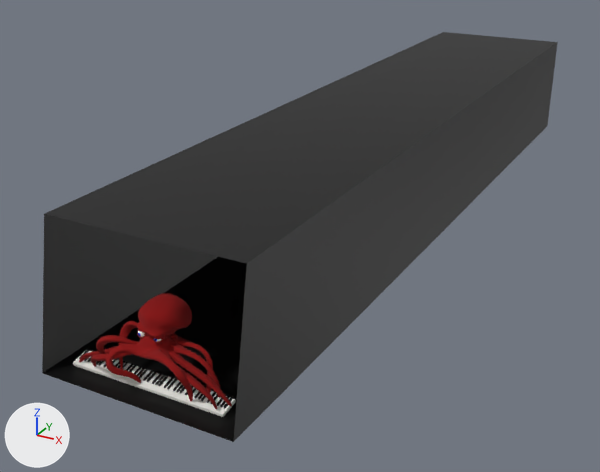
A saved change to the glTF model piano.glb.
Before and after are seen from a 50 mm camera at (2.9, -3.46, 2.89) aimed at (-0.51, 2.74, -0.21). The lights are fixed; the arrows at lower left show +X, +Y and +Z. Where no turn or scale is listed for an object, it has been applied to the vertices.

Before the edit, the objects in view are built like this:
```python
me_cube = bpy.data.meshes.new('Cube')
me_cube.from_pydata(...)  # 12 vertices, 16 faces; spans x -0.77..0.68, y -0.28..6.98, z -0.03..1.02
me_cube.materials.append(mat_mat_room)  # black #000000
me_mesh = bpy.data.meshes.new('Mesh')
me_mesh.from_pydata(...)  # 12729 vertices, 25216 faces; spans x -0.565..0.57, y -0.248..0.252, z -0.014..0.519
me_mesh.materials.append(mat_mat_octavius_001)
ob_body = bpy.data.objects.new('Body', me_mesh)
ob_body.location = (0.0, 0.0, 0.0)
ob_room_001 = bpy.data.objects.new('Room.001', me_cube)
ob_room_001.location = (0.034, 0.0, -0.031)
```
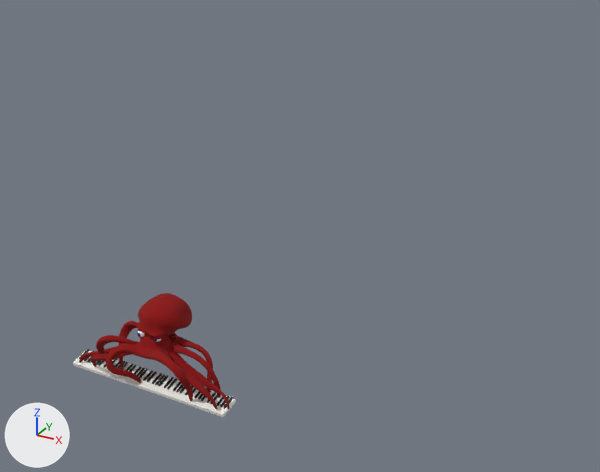
What differs and where, as boxes (x1, y1, x2, y2) in the pictures (600 x 472 px):
'Room.001', deleted (black): before (42, 32, 558, 442)

The change, as a list of edits to the scene's bpy script:
```text
Remove ob_room_001:
    ob_room_001 = bpy.data.objects.new('Room.001', me_cube)
    ob_room_001.location = (0.034, 0.0, -0.031)
```
